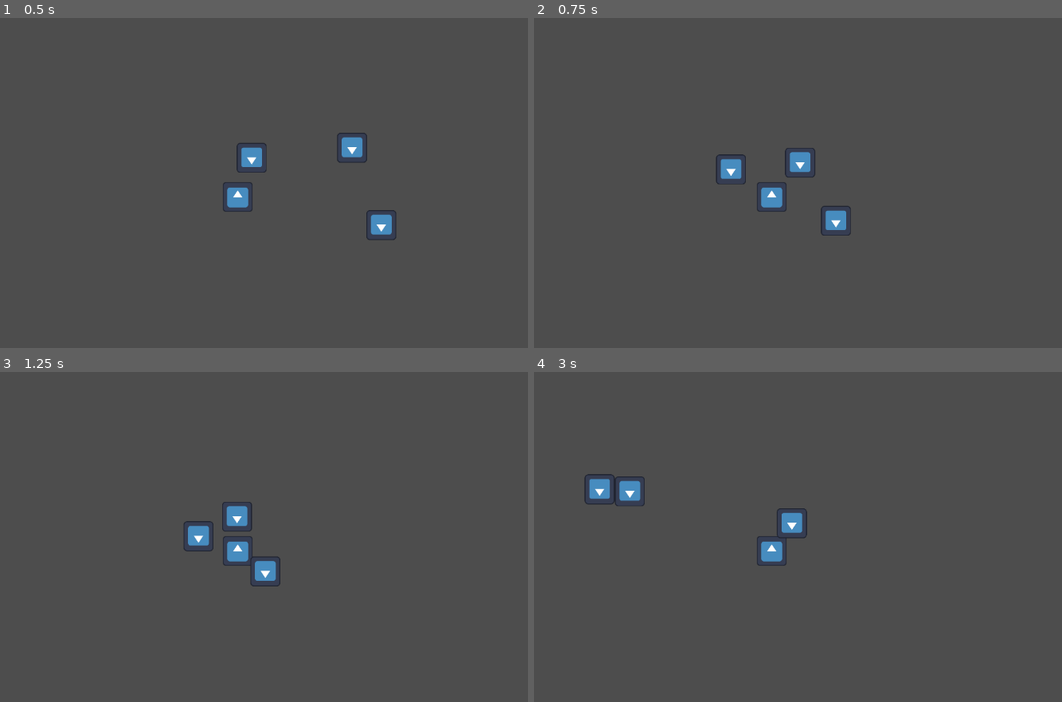
Above: before the commit, frames 1-4 (two rows, left to right).
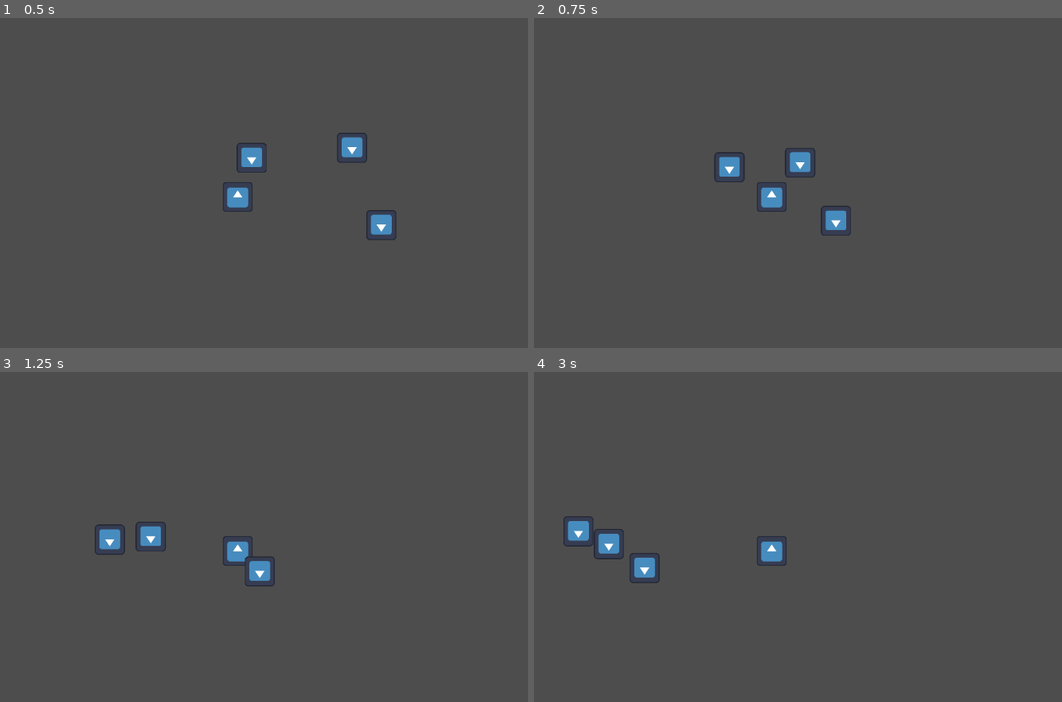
Above: after the commit, the same moments.

Repository: ethanloinguyen/Blade-of-Oneiros
Game: Godot game, scene res://scenes/ai_test.tscn
The game is run twice, just before and just after one commit, with the same random seed, the same clock (stepped at 60 frames per second) and the same inputs. The engine's default icon, where the game draws it, is replaced by a stand-in: a white triangle on a blue panel in a dark square.
Inputs:
- Up to frame 1 (0.5 s): no input
- Up to frame 2 (0.75 s): hold Right (ui_right) from 0.53 s (still down)
- Up to frame 3 (1.25 s): keep holding Right (ui_right)
- Up to frame 4 (3 s): release Right (ui_right) at 1.28 s; hold Down (ui_down) 1.28-2.03 s; hold Right (ui_right) 2.03-2.78 s; hold Up (ui_up) from 2.78 s (still down)

Frame 1 is identical in both runs. In frame 2, 0.3% of the frame differs, in the area x 34-41%, y 40-51%; in frame 3, 1.5%; in frame 4, 2.0%, in the area x 5-52%, y 30-65%.

Commit message:
fix hitboxes, define physics layers

Diff:
--- a/Blade-of-Oneiros/project.godot
+++ b/Blade-of-Oneiros/project.godot
@@ -23,6 +23,12 @@
 
 player=""
 
+[layer_names]
+
+2d_physics/layer_1="environment"
+2d_physics/layer_2="player"
+2d_physics/layer_3="enemies"
+
 [rendering]
 
 renderer/rendering_method="mobile"
--- a/Blade-of-Oneiros/scenes/test_enemy.tscn
+++ b/Blade-of-Oneiros/scenes/test_enemy.tscn
@@ -12,11 +12,14 @@
 size = Vector2(140, 140)
 
 [node name="TestEnemy" type="CharacterBody2D" node_paths=PackedStringArray("attack_hitbox")]
+collision_layer = 4
+collision_mask = 7
 script = ExtResource("1_mkyue")
 activate_distance = 200.0
 speed = 300.0
 chase_leash_distance = 80.0
 attack_hitbox = NodePath("AttackHitbox")
+attack_distance = 90.0
 
 [node name="CollisionShape2D" type="CollisionShape2D" parent="."]
 shape = SubResource("RectangleShape2D_22uif")
@@ -27,6 +30,8 @@
 flip_v = true
 
 [node name="Health" type="Area2D" parent="."]
+collision_layer = 4
+collision_mask = 0
 script = ExtResource("3_lkcdx")
 max_health = 100
 metadata/_custom_type_script = "uid://cwcorrfft7hdn"
@@ -35,9 +40,10 @@
 shape = SubResource("RectangleShape2D_22uif")
 
 [node name="AttackHitbox" type="Area2D" parent="."]
+collision_layer = 0
+collision_mask = 2
 script = ExtResource("3_fpxyv")
 damage = 50
-attack_duration = 0.5
 
 [node name="CollisionShape2D" type="CollisionShape2D" parent="AttackHitbox"]
 shape = SubResource("RectangleShape2D_mkyue")
--- a/Blade-of-Oneiros/scenes/test_player.tscn
+++ b/Blade-of-Oneiros/scenes/test_player.tscn
@@ -8,6 +8,8 @@
 size = Vector2(50, 50)
 
 [node name="TestPlayer" type="CharacterBody2D" groups=["player"]]
+collision_layer = 2
+collision_mask = 3
 script = ExtResource("1_0ax77")
 speed = 600.0
 
@@ -19,6 +21,8 @@
 texture = ExtResource("1_e7mys")
 
 [node name="Health" type="Area2D" parent="."]
+collision_layer = 2
+collision_mask = 0
 script = ExtResource("3_22uif")
 max_health = 100
 metadata/_custom_type_script = "uid://cwcorrfft7hdn"
--- a/Blade-of-Oneiros/scripts/combat/hitbox.gd
+++ b/Blade-of-Oneiros/scripts/combat/hitbox.gd
@@ -2,32 +2,10 @@
 extends Area2D
 
 @export var damage:int
-@export var attack_duration:float
-
-var duration_timer:Timer
-
-# list of hurboxes immune to this attack. so no attacks hit twice
-var immune_healths:Array[Health]
 
 
-func _ready() -> void:
-	area_entered.connect(func(a):
-		if a is Health and not immune_healths.has(a):
+# activate hitbox for 1 physics frame
+func activate() -> void:
+	for a in get_overlapping_areas():
+		if a is Health:
 			a.current_health -= damage
-			print("Attack hit: " + a.name)
-	)
-	duration_timer = Timer.new()
-	duration_timer.one_shot = true
-	add_child(duration_timer)
-
-
-func set_active(active:bool) -> void:
-	if active:
-		duration_timer.start(attack_duration)
-	else:
-		immune_healths.clear()
-	process_mode = PROCESS_MODE_INHERIT if active else PROCESS_MODE_DISABLED
-
-
-func is_attack_finished() -> bool:
-	return duration_timer.time_left == 0
--- a/Blade-of-Oneiros/scripts/enemy_ai/enemy.gd
+++ b/Blade-of-Oneiros/scripts/enemy_ai/enemy.gd
@@ -6,6 +6,7 @@
 @export var chase_leash_distance:float
 
 @export var attack_hitbox:Hitbox
+@export var attack_distance:float
 
 var fsm:FSM
 var wait_state:State
@@ -32,8 +33,11 @@
 		"Chase",
 		Callable(),
 		func(_delta:float):
-		if _player.global_position.distance_to(global_position) > chase_leash_distance:
+		var dist_to_player:float= _player.global_position.distance_to(global_position)
+		if dist_to_player > chase_leash_distance:
 			velocity = (_player.global_position - global_position).normalized() * speed
+		elif dist_to_player < attack_distance:
+			fsm.change_state(attack_state)
 		else:
 			velocity = Vector2(0, 0)
 		,
@@ -43,14 +47,13 @@
 		"Attack",
 		func():
 		velocity = Vector2(0, 0)
-		attack_hitbox.set_active(true)
+		attack_hitbox.activate()
 		,
 		func(_delta:float):
-		if attack_hitbox.is_attack_finished():
-			fsm.change_state(chase_state)
+		# TODO: wait for attack animation to finish
+		fsm.change_state(chase_state)
 		,
-		func():
-		attack_hitbox.set_active(false)
+		Callable()
 	)
 	fsm = FSM.new(wait_state)
 
--- a/Blade-of-Oneiros/scripts/enemy_ai/fsm/fsm.gd
+++ b/Blade-of-Oneiros/scripts/enemy_ai/fsm/fsm.gd
@@ -17,7 +17,7 @@
 
 func change_state(new_state:State):
 	if current_state.on_exit.is_valid():
-		current_state.on_state_exit.call()
+		current_state.on_exit.call()
 	current_state = new_state
 	if current_state.on_enter.is_valid():
-		current_state.on_state_enter.call()
+		current_state.on_enter.call()
